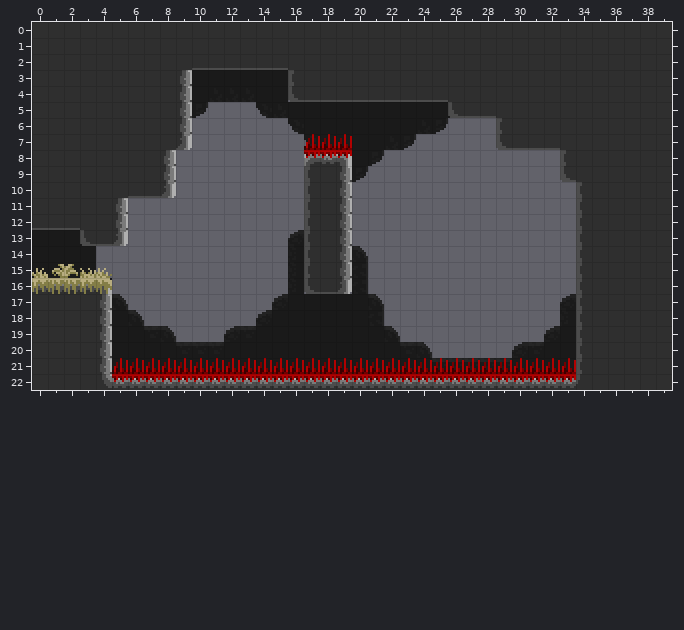
Two versions of a level (Tiled map (JSON), Bin/Levels/Level_Hard_01.json). The picture above is the old version.
Cells are 8x8 px. Shown: x 0..39, y 0..22.
After:
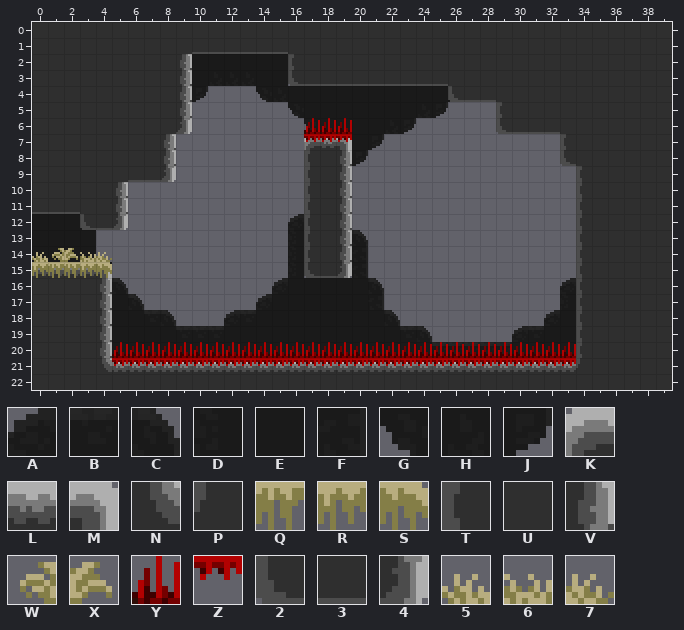
Key: from "passontileset": A 16, B 17, C 18, D 48, E 49, F 50, G 80, H 81, J 82, K 288, L 289, M 290, N 291, P 292, Q 294, R 295, S 296, T 320, U 321, V 322, W 332, X 333, Y 338, Z 341, 2 352, 3 353, 4 354, 5 384, 6 385, 7 386.
_ is an empty cell, . an unchanged one.
Difference:
--- layer "BG1"
@@ x 10..15 @@
- 2 ______
+ 2 EEEEEE
@@ x 10..26 @@
- 4 EHHHE.___________
- 5 J...GHE........EE
- 6 ......GE.....EHJ.
- 7 .......GEE.EHJ...
- 8 ..........EJ.....
- 9 ..........J......
+ 4 J___G.EEEEEEEEEEE
+ 5 _...__G........J_
+ 6 ......_G.....J__.
+ 7 .......___.J__...
+ 8 ..........J_.....
+ 9 .........._......
@@ x 0..33 @@
-12 ____............_.................
-13 ................A..._.............
-14 ....................C.............
-15 EEEE_.............................
-16 ....E_........._.___._..........._
-17 .....C_......._A.....C...........A
-18 ......C__...__A......._........._.
-19 ........C___A.........C__.....__A.
-20 .........BBB...........BC_____AB..
-21 .....EEEEEEEEEEEEEEEEEEEEBBBBBEEEE
+12 EEEE............A.................
+13 ................D...C.............
+14 ....................F.............
+15 ____E.............................
+16 ...._C.........A.EEE.C...........A
+17 .....EC.......AE.....F...........D
+18 ......EBC...ABE.......C.........A.
+19 ........EBBBE.........EBC.....ABE.
+20 .........EEE...........EEBBBBBEE..
+21 ....._____________________________
--- layer "FG1"
@@ x 0..34 @@
- 1 ..........UUUUUU...................
- 2 .........U333333U..................
- 3 ................TUUUUUUUUU.........
- 4 ................2333333333UUU......
- 5 ..........................233U.....
- 6 .........V...................TUUU..
- 7 ........U4.......___.........2333U.
- 8 .................KLM.............T.
- 9 ......UUV........................2U
-10 .....U334..........................
-11 UUU................................
-12 333UUV.............................
-13 ...234.............................
-14 _..................................
-15 5____............TUV...............
-16 LLLLM............234...............
+ 1 ..........333333...................
+ 2 .........V______T..................
+ 3 ................2333333333.........
+ 4 ................__________233......
+ 5 ..........................___T.....
+ 6 .........4...................2333..
+ 7 ........V_.......KLM.........____T.
+ 8 .................TUV.............2.
+ 9 ......334........................_T
+10 .....V___..........................
+11 333................................
+12 ___234.............................
+13 ...___.............................
+14 5..................................
+15 LLLLM............234...............
+16 UUUUV............___...............
@@ x 4..34 @@
-21 V_____________________________T
-22 NLLLLLLLLLLLLLLLLLLLLLLLLLLLLLP
+21 NLLLLLLLLLLLLLLLLLLLLLLLLLLLLLP
+22 UUUUUUUUUUUUUUUUUUUUUUUUUUUUUUU
--- layer "FG2"
@@ x 17..19 @@
- 6 ___
- 7 YYY
- 8 ZZZ
+ 6 YYY
+ 7 ZZZ
+ 8 ___
@@ x 0..4 @@
-14 .____
-15 _WX67
-16 RQQRS
+14 .WX67
+15 RQQRS
+16 _____
@@ x 5..33 @@
-20 _____________________________
-21 YYYYYYYYYYYYYYYYYYYYYYYYYYYYY
-22 ZZZZZZZZZZZZZZZZZZZZZZZZZZZZZ
+20 YYYYYYYYYYYYYYYYYYYYYYYYYYYYY
+21 ZZZZZZZZZZZZZZZZZZZZZZZZZZZZZ
+22 _____________________________
Changed places in both pictures, as pixel boxes (x1, y1, x2, y2):
changed: (116, 52, 582, 198)
changed: (32, 212, 582, 388)
